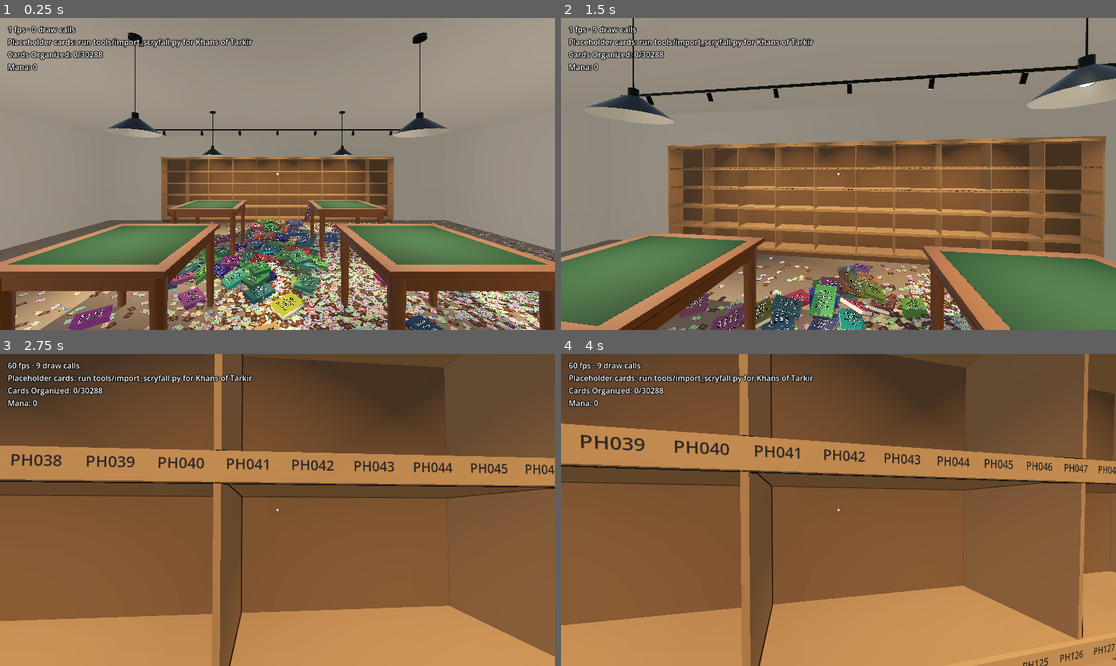
Above: before the commit, frames 1-4 (two rows, left to right).
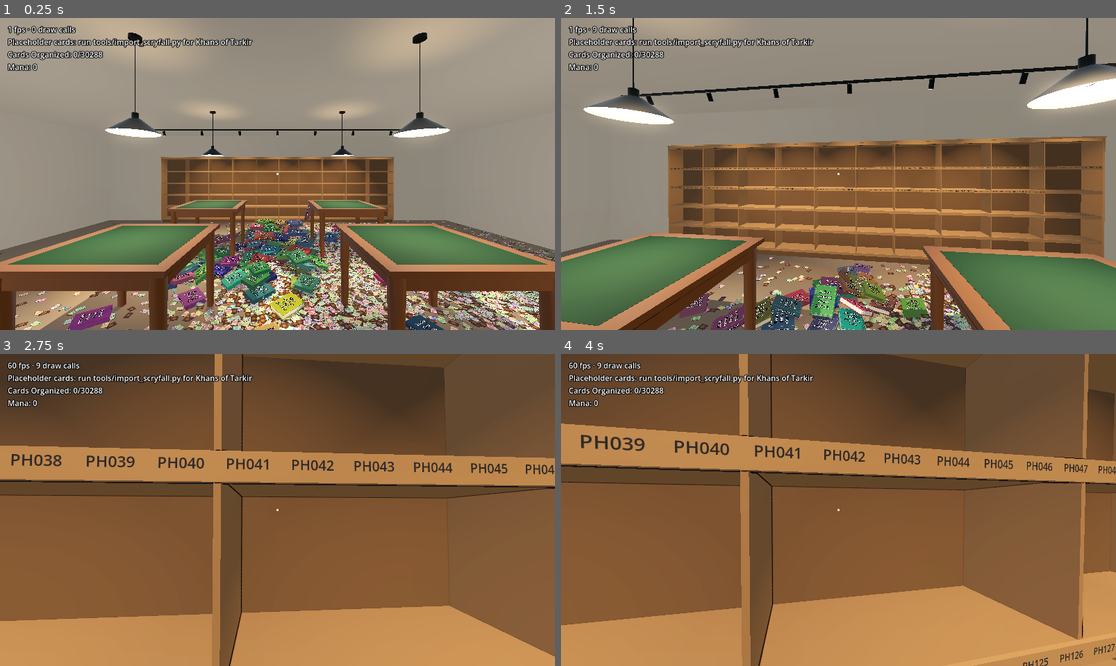
Above: after the commit, the same moments.

Repository: brian-kujawski/cracknstack
Game: Godot game, scene res://scenes/main.tscn
Two runs of this game, one before a commit and one after it. Both use one fixed random seed, a clock stepped at 60 frames per second and the inputs below.
Inputs (mouse positions are in pixels of both pictures, inside the frame that each line leads up to):
- Up to frame 1 (0.25 s): no input
- Up to frame 2 (1.5 s): tap Enter at 0.5 s; move the mouse to (866, 174) at 0.52 s; hold W (move_forward) from 0.53 s (still down); tap Ctrl (crouch) at 0.6 s; click (866, 174) at 0.67 s; move the mouse to (810, 174) at 1.27 s; tap Mouse wheel down (flip_next) at 1.35 s
- Up to frame 3 (2.75 s): keep holding W (move_forward); move the mouse to (288, 503) at 2.02 s; tap Mouse wheel up (flip_previous) at 2.1 s
- Up to frame 4 (4 s): keep holding W (move_forward); tap Space at 2.75 s; move the mouse to (832, 516) at 2.77 s; tap F (inspect) at 2.85 s; click (832, 516) at 2.92 s; tap Enter at 3.5 s; move the mouse to (877, 513) at 3.52 s; tap E (interact) at 3.6 s

The runs differ from the first frame. In frame 1, 4.9% of the frame differs, in the area x 13-87%, y 0-45%; in frame 2, 2.9%; in frame 3, less than 0.1%; in frame 4, less than 0.1%.

Commit message:
Light the inside of each pendant shade with a soft fill
A small unshadowed light at the bulb fills the shade and falls off on
its way to the table and ceiling, standing in for the bounce light we
don't simulate.

Co-Authored-By: Claude Opus 5.5 (1M context) <noreply@anthropic.com>
Claude-Session: https://claude.ai/code/session_01VSWcKbtZt9F9DpbVEcjKxB

Diff:
--- a/scripts/store/store_builder.gd
+++ b/scripts/store/store_builder.gd
@@ -300,6 +300,15 @@
 		light.shadow_enabled = true
 		light.shadow_blur = 2.0
 		add_child(light)
+		# Lights the inside of the shade, and fades out on its way to the table
+		# and ceiling: a stand-in for the light that would bounce off them.
+		var fill := OmniLight3D.new()
+		fill.position = Vector3(at.x, PENDANT_HEIGHT + 0.06, at.z)
+		fill.light_color = FIXTURE_LIGHT
+		fill.light_energy = 0.3
+		fill.omni_range = 1.3
+		fill.omni_attenuation = 2.0
+		add_child(fill)
 
 
 ## A ceiling track along the shelf with spotlights angled at its face, so
